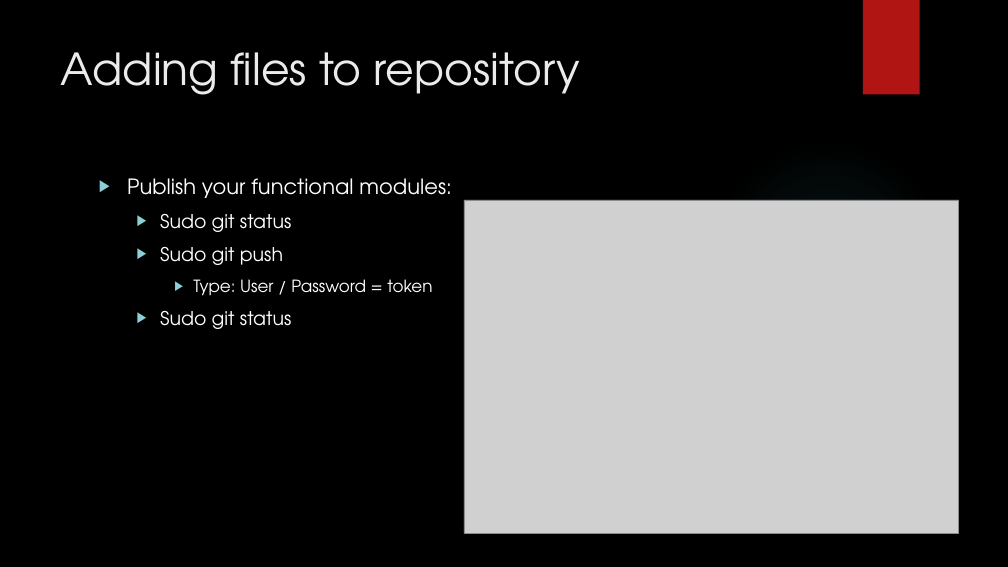
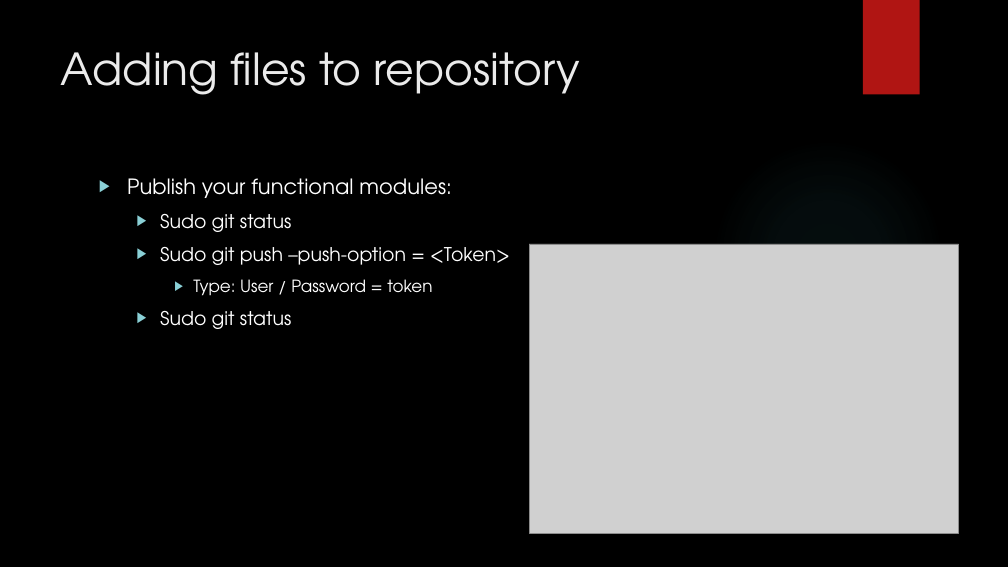
Before and after one commit to rjrosag/training, a slide deck: slide 13 of Github 101.pptx. Drawn at 1008x567 pixels with LibreOffice and Linux fonts; fonts in the diff are those of the drawing; grey boxes stand for pictures; background and template pictures are left out. Boxes give left, top, right and bottom in pixels: in the first picture for what was removed or moved away, otherwise in the second. Text is boxed around its words. In the diff, an @@ line names an element or a change of style, - is before the commit and + after.

```diff
--- a/Github 101.pptx
+++ b/Github 101.pptx
@@ text at [160, 247, 510, 265]: text changed @@
-  ▶ Sudo git push
+  ▶ Sudo git push –push-option = <Token>
@@ picture: place and size @@
-picture at [464, 200, 960, 534]
+picture at [529, 244, 959, 534]
```
Also in this commit, not shown: 4 other slides changed, 1 slide added, 3 other files.
